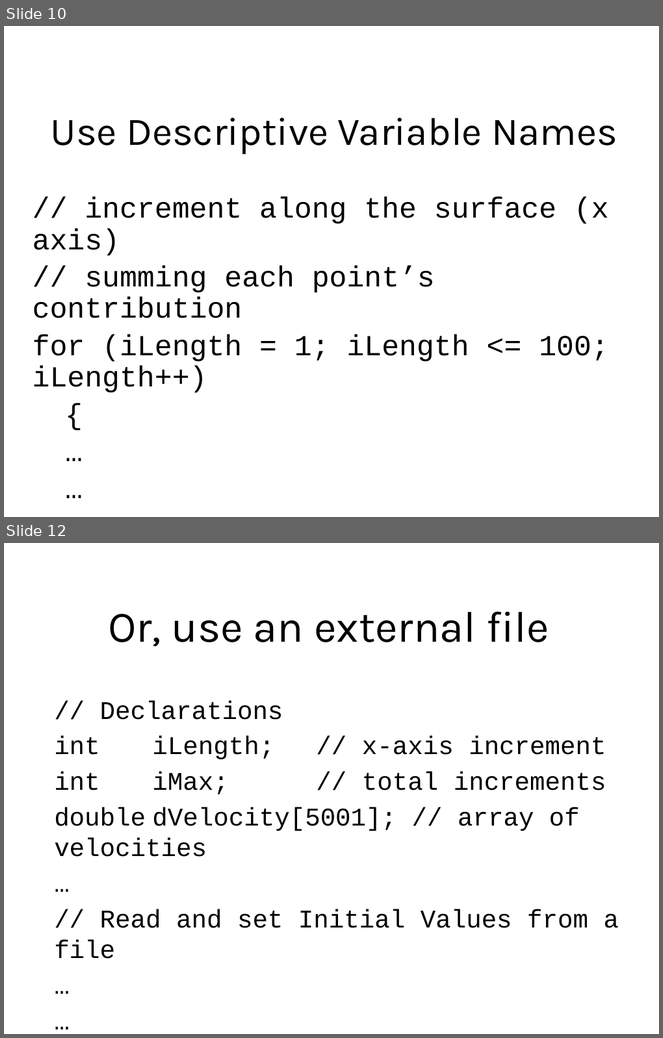
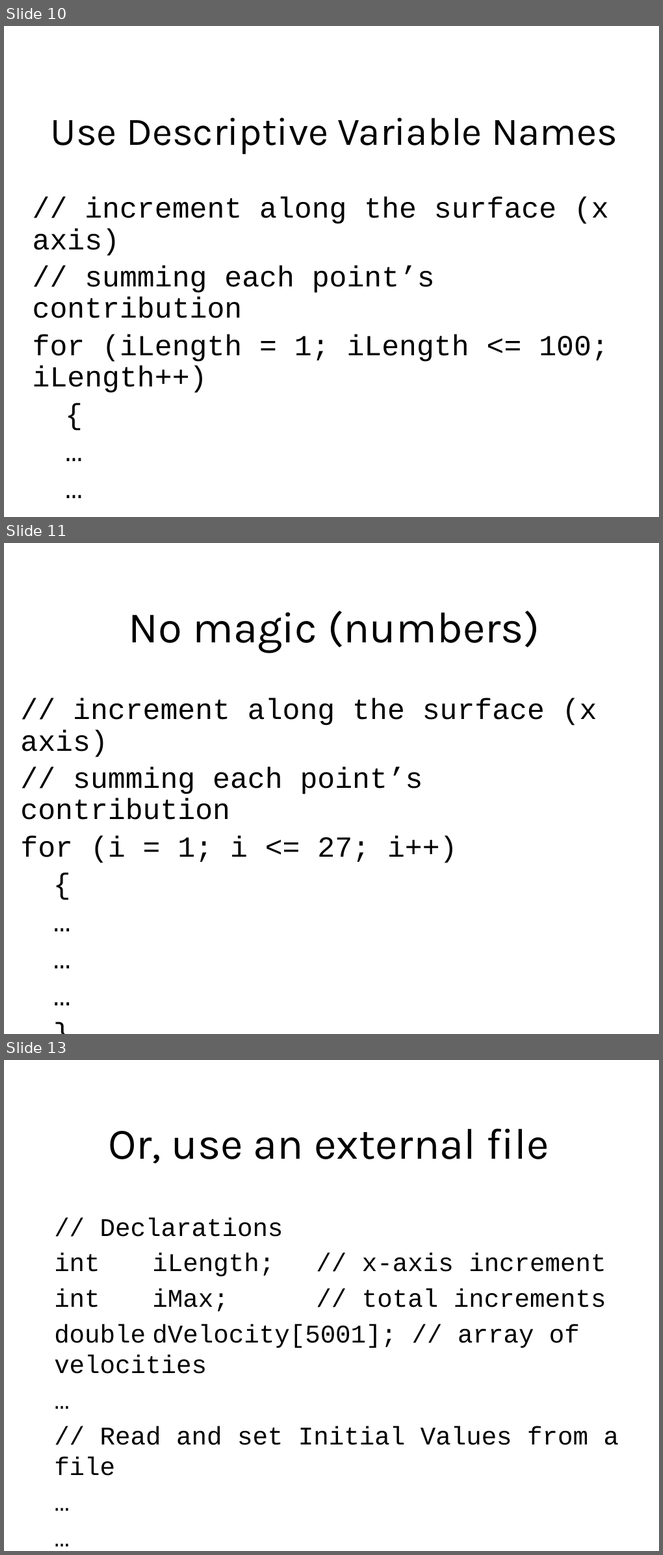
Before and after one commit to lkloh/USArray, a slide deck: BasicsOfCoding/BasicsOfCoding.pptx. Shown one above the other, each under a label of ours: slides 10 and 12 before the commit, slides 10, 11 and 13 after it; the slides between them are not shown. The pictures are 663x1038 and 663x1555 pixels, drawn with LibreOffice and Linux fonts; fonts in the diff are those of the drawing. Boxes give left, top, right and bottom in pixels: in the first picture for what was removed or moved away, otherwise in the second. Text is boxed around its words. In the diff, an @@ line names an element or a change of style, - is before the commit and + after.

```diff
--- a/BasicsOfCoding/BasicsOfCoding.pptx
+++ b/BasicsOfCoding/BasicsOfCoding.pptx
@@ slide 11 added at bbox=[4, 543, 659, 1034], background #FFFFFF @@
@@ title added at bbox=[129, 611, 540, 653], 48 pt, text #000000 @@
+No magic (numbers)
@@ subtitle added at bbox=[20, 698, 597, 863], 32 pt, text #000000 @@
+// increment along the surface (x axis)
+// summing each point’s contribution
+for (i = 1; i <= 27; i++)
+{
+…
+…
+…
+}
@@ what was slide 12 is now slide 13 @@
```
Also in this commit, not shown: 10 slides changed, 13 other files.
